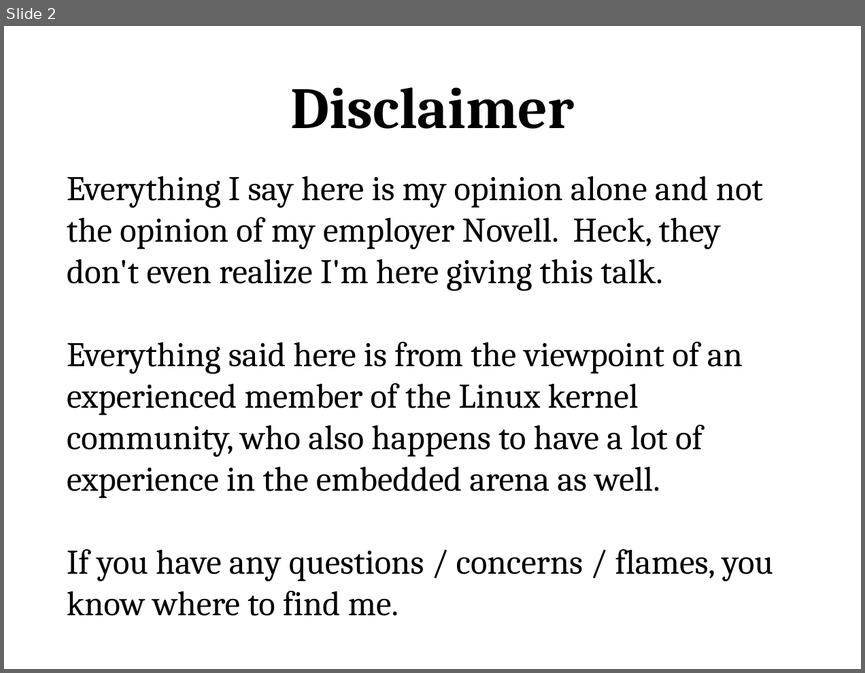
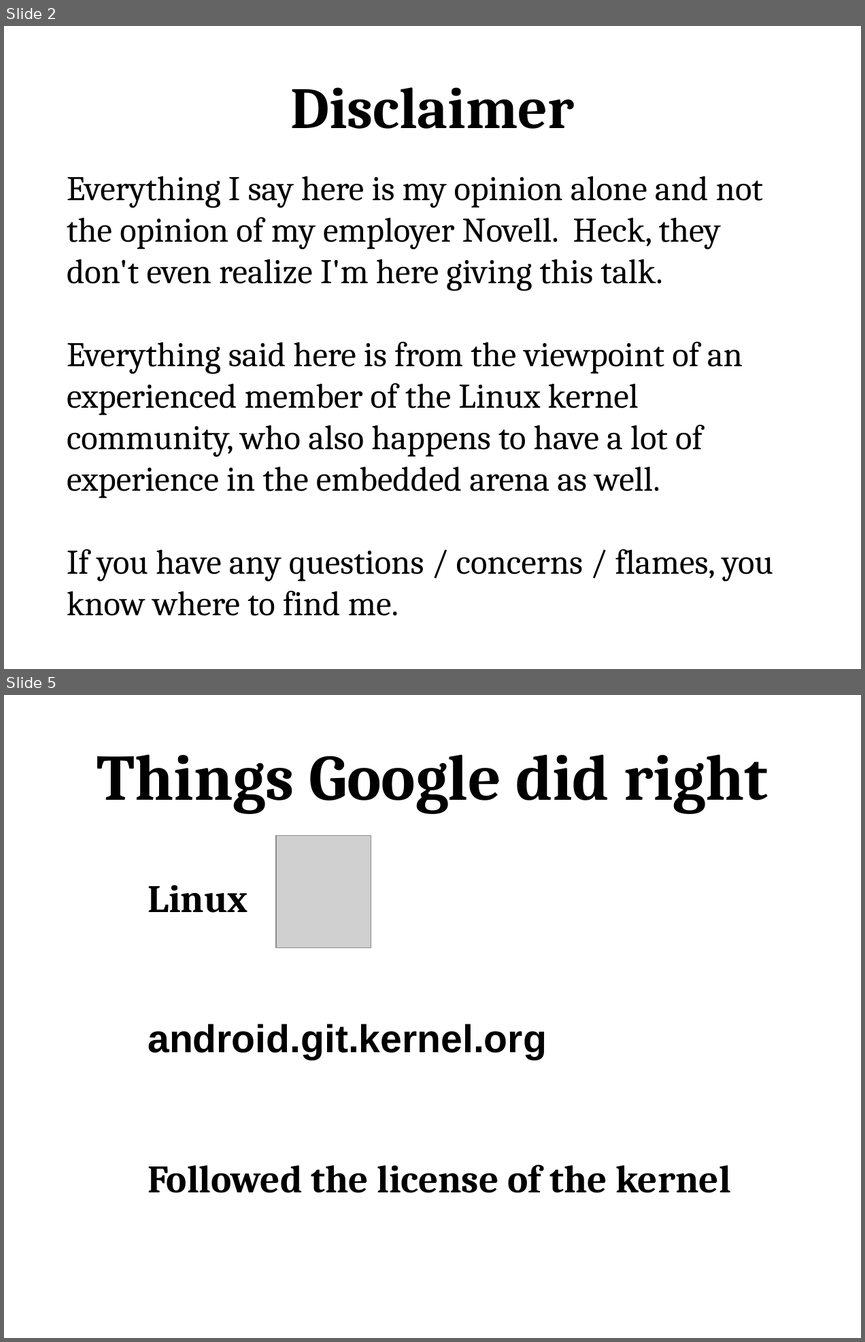
Before and after one commit to gregkh/android-presentation, a slide deck: android-kernel.odp. Shown one above the other, each under a label of ours: slide 2 before the commit, slides 2 and 5 after it; the slides between them are not shown. The pictures are 865x673 and 865x1342 pixels, drawn with LibreOffice and Linux fonts; fonts in the diff are those of the drawing; grey boxes stand for pictures. Boxes give left, top, right and bottom in pixels: in the first picture for what was removed or moved away, otherwise in the second. Text is boxed around its words. In the diff, an @@ line names an element or a change of style, - is before the commit and + after.

```diff
--- a/android-kernel.odp
+++ b/android-kernel.odp
@@ slide 5 added at (4,695,861,1338), background #FFFFFF @@
@@ title added at (97,754,768,814), 60 pt, text #000000, bold @@
+Things Google did right
@@ picture added at (276,836,371,948) @@
@@ text added at (147,885,731,1193), 36 pt, text #000000, bold @@
+Linux
+android.git.kernel.org
+Followed the license of the kernel
```
Also in this commit, not shown: 1 slide changed, 2 other slides added, 1 slide removed, 1 other file.
